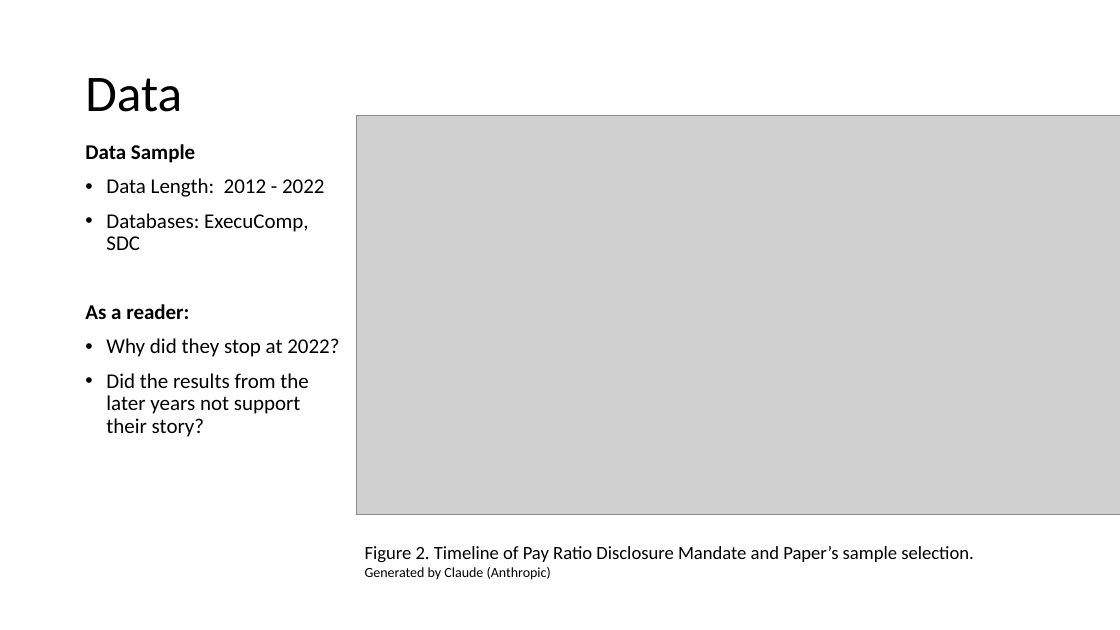
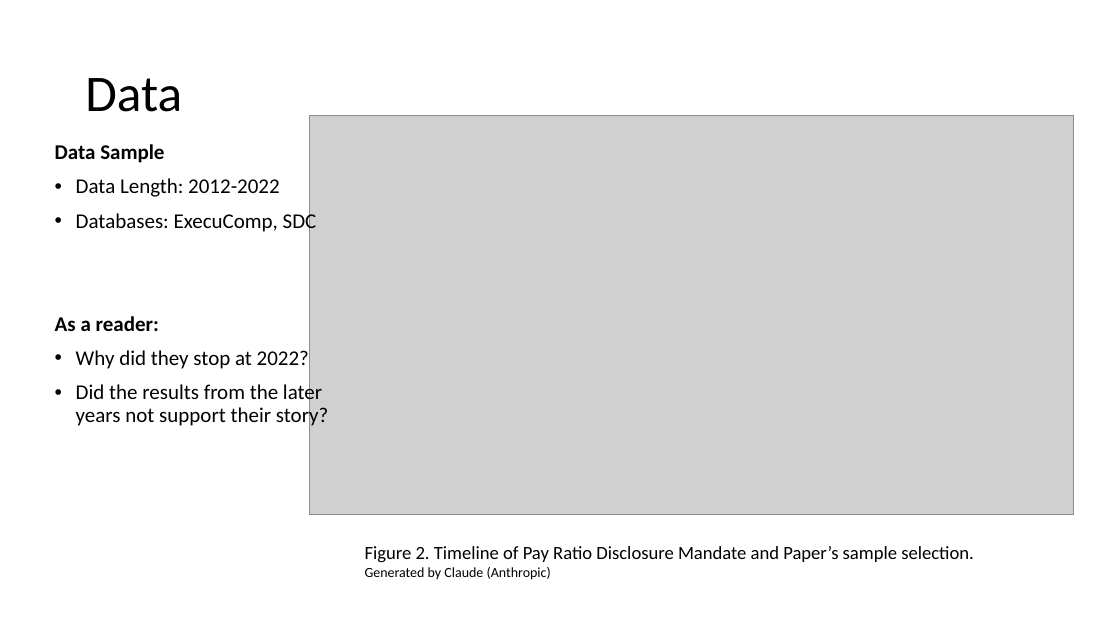
Before and after one commit to xianghancao/ECF, a slide deck: slide 6 of ECF_5.9.pptx. Drawn at 1120x630 pixels with LibreOffice and Linux fonts; fonts in the diff are those of the drawing; grey boxes stand for pictures. Boxes give left, top, right and bottom in pixels: in the first picture for what was removed or moved away, otherwise in the second. Text is boxed around its words. In the diff, an @@ line names an element or a change of style, - is before the commit and + after.

```diff
--- a/ECF_5.9.pptx
+++ b/ECF_5.9.pptx
@@ picture: place and size @@
-picture at box(356, 115, 1120, 515)
+picture at box(310, 115, 1074, 515)
@@ text "Data Sample": place and size @@
-text "Data Sample" at box(85, 144, 339, 437)
+text "Data Sample" at box(55, 144, 329, 429)
@@ text at box(76, 178, 279, 197): spaces changed @@
-• Data Length: 2012 - 2022
+• Data Length: 2012-2022
```
Also in this commit, not shown: 2 other slides changed.
